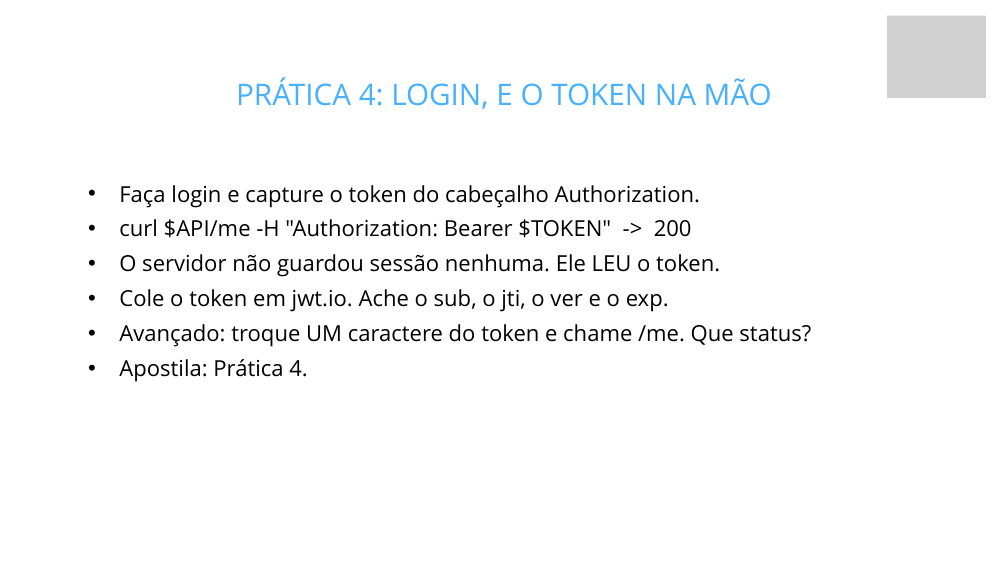
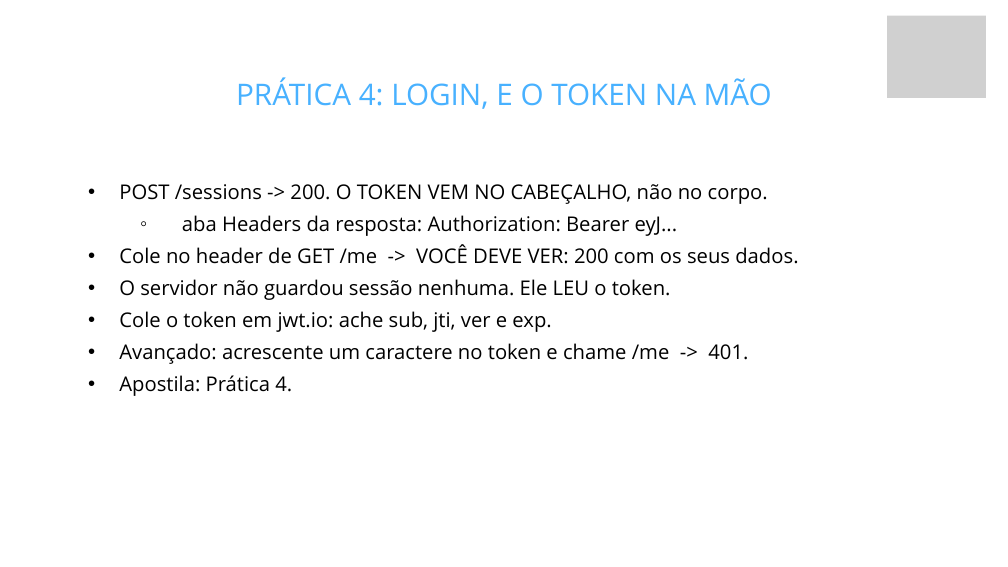
Before and after one commit to fabriciosiqueira08/capacitacao-gabarito, a slide deck: slide 42 of slides/build/aula-03-autenticacao.pptx. Drawn at 1008x567 pixels with LibreOffice and Linux fonts; fonts in the diff are those of the drawing; grey boxes stand for pictures; background and template pictures are left out. Boxes give left, top, right and bottom in pixels: in the first picture for what was removed or moved away, otherwise in the second. Text is boxed around its words. In the diff, an @@ line names an element or a change of style, - is before the commit and + after.

Commit message:
Faz o aluno ver o resultado, e amarra slide, prática e apostila
Com os dados de execução da revisão anterior, dá para mostrar ao aluno o que
tem que aparecer na tela, em vez de só mandar rodar. Foi isso que faltava para
o material fluir.

## O aluno agora vê o que dá certo

Toda prática mostra o resultado esperado, com o corpo real da resposta, tirado
dos controllers e do que eu medi rodando. Antes ele lia "Confere: 201" e tinha
que adivinhar como era o 201.

A convenção ficou uma só, na apostila e no deck: "O que você deve ver" e
"VOCÊ DEVE VER". Estava misturado com "Confere" em 25 lugares, e as Aulas 2 e 4
não mostravam resultado nenhum nos slides.

## A Aula 3 passa a ser feita no Insomnia

O material montava a coleção do Insomnia na Prática 2 e depois usava só curl,
com pipeline de grep e sed para extrair o token. Para um júnior isso é hostil, e
o próprio texto admitia ao mandar usar o Insomnia quem apanhasse de aspas.

Agora cada rota é exercitada no Insomnia, que é onde ele vê status, cabeçalhos
e corpo lado a lado. O curl continua, como alternativa em bloco de citação para
quem prefere terminal.

Isso resolveu um problema que o curl escondia: o token vem no CABEÇALHO
Authorization, não no corpo. No pipeline de grep isso passava batido; no
Insomnia o aluno precisa abrir a aba de headers e ver com os olhos.

## O ciclo escrever, rodar, ver

A Prática 5 da Aula 1 agora mostra a saída do routes e do curl, e manda repetir
no Insomnia, com uma frase que vale para o curso inteiro: faça isso depois de
cada rota que criar. É o que fecha o ciclo entre escrevi um arquivo e existe
uma API funcionando.

E três práticas ganharam "antes de rodar, aposte": no logout (200 ou 401?), no
bcrypt e no certificado. Prever antes de observar é o que separa vi acontecer
de entendi.

## Harmonia

Conferi por script que todo termo técnico citado num slide de prática existe na
prática correspondente da apostila. Sobrava um (o uname da Aula 4, que estava
na Prática 2 e o slide citava na 3), e foi alinhado.

Decks e PDFs regerados, sem aviso de fonte, nenhum slide com 8 bullets, links e
âncoras resolvendo, e zero padrão de escrita de IA.

```diff
--- a/slides/build/aula-03-autenticacao.pptx
+++ b/slides/build/aula-03-autenticacao.pptx
@@ text at [119, 184, 798, 264]: text changed; size 31.6 to 28.9 pt @@
-  • Faça login e capture o token do cabeçalho Authorization.
-  • curl $API/me -H "Authorization: Bearer $TOKEN" -> 200
+  • POST /sessions -> 200. O TOKEN VEM NO CABEÇALHO, não no corpo.
+    ◦ aba Headers da resposta: Authorization: Bearer eyJ...
+  • Cole no header de GET /me -> VOCÊ DEVE VER: 200 com os seus dados.
@@ text at [119, 279, 671, 396]: size 31.6 to 28.9 pt in "O servidor não guardou sessão nenhuma. Ele ...", "Apostila: Prática 4."; line spacing 49.9pt to 45.7pt @@
@@ text at [119, 311, 748, 364]: text changed; size 31.6 to 28.9 pt @@
-  • Cole o token em jwt.io. Ache o sub, o jti, o ver e o exp.
-  • Avançado: troque UM caractere do token e chame /me. Que status?
+  • Cole o token em jwt.io: ache sub, jti, ver e exp.
+  • Avançado: acrescente um caractere no token e chame /me -> 401.
```
Also in this commit, not shown: 7 other slides changed, 37 other files.
